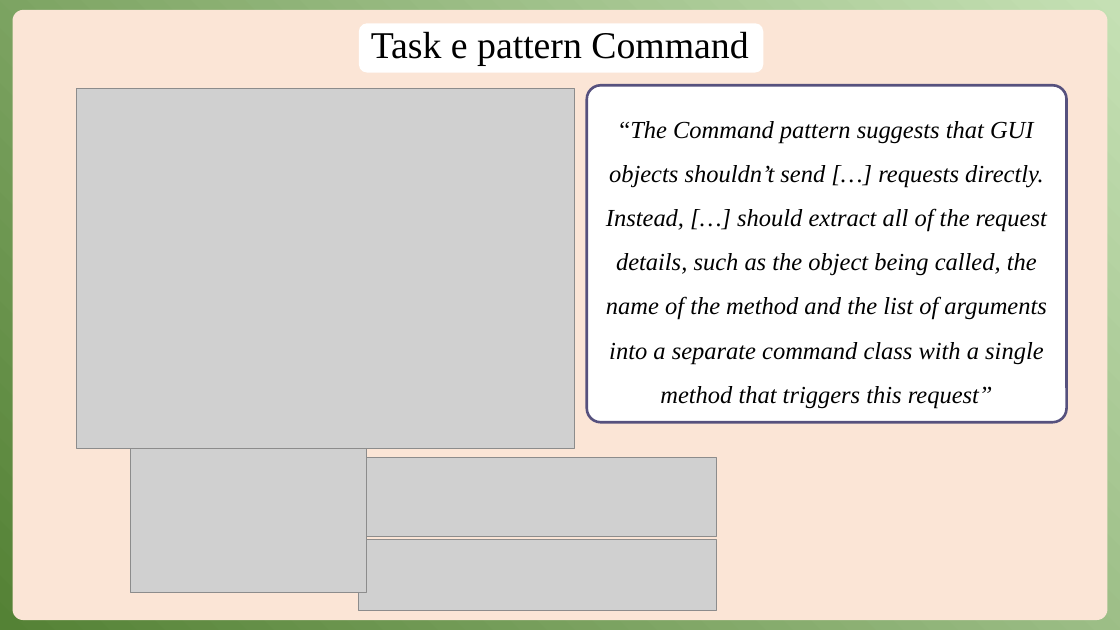
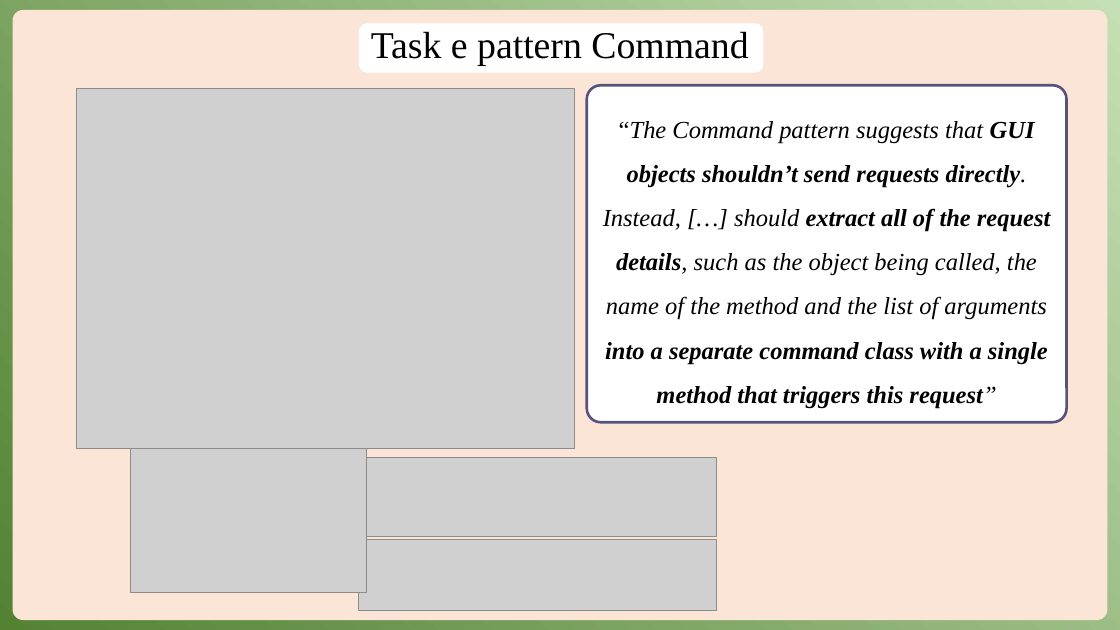
Before and after one commit to Anrighe/Tesi-Laurea-Triennale-Informatica-Unimore, a slide deck: slide 13 of Presentazione_Tesi_Triennale_Informatica_Unimore_2022_2023_Enrico_Marras_152336.pptx. Drawn at 1120x630 pixels with LibreOffice and Linux fonts; fonts in the diff are those of the drawing; grey boxes stand for pictures. Boxes give left, top, right and bottom in pixels: in the first picture for what was removed or moved away, otherwise in the second. Text is boxed around its words. In the diff, an @@ line names an element or a change of style, - is before the commit and + after.

```diff
--- a/Presentazione_Tesi_Triennale_Informatica_Unimore_2022_2023_Enrico_Marras_152336.pptx
+++ b/Presentazione_Tesi_Triennale_Informatica_Unimore_2022_2023_Enrico_Marras_152336.pptx
@@ text in rounded rectangle at <box>603,121,1050,408</box>: text changed; bold on @@
-“The Command pattern suggests that GUI objects shouldn’t send […] requests directly. Instead, […] should extract all of the request details, such as the object being called, the name of the method and the list of arguments into a separate command class with a single method that triggers this request”
+“The Command pattern suggests that GUI objects shouldn’t send requests directly. Instead, […] should extract all of the request details, such as the object being called, the name of the method and the list of arguments into a separate command class with a single method that triggers this request”
```
Also in this commit, not shown: 9 other slides changed.
